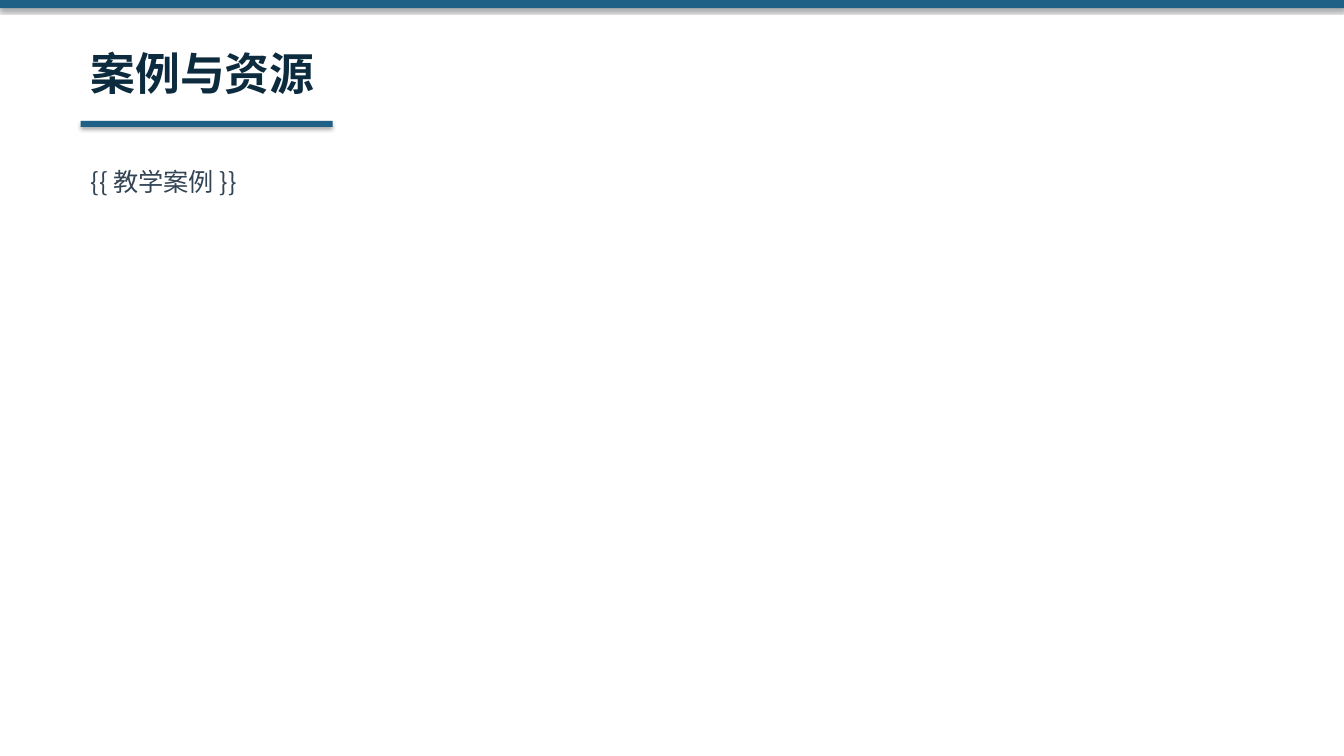
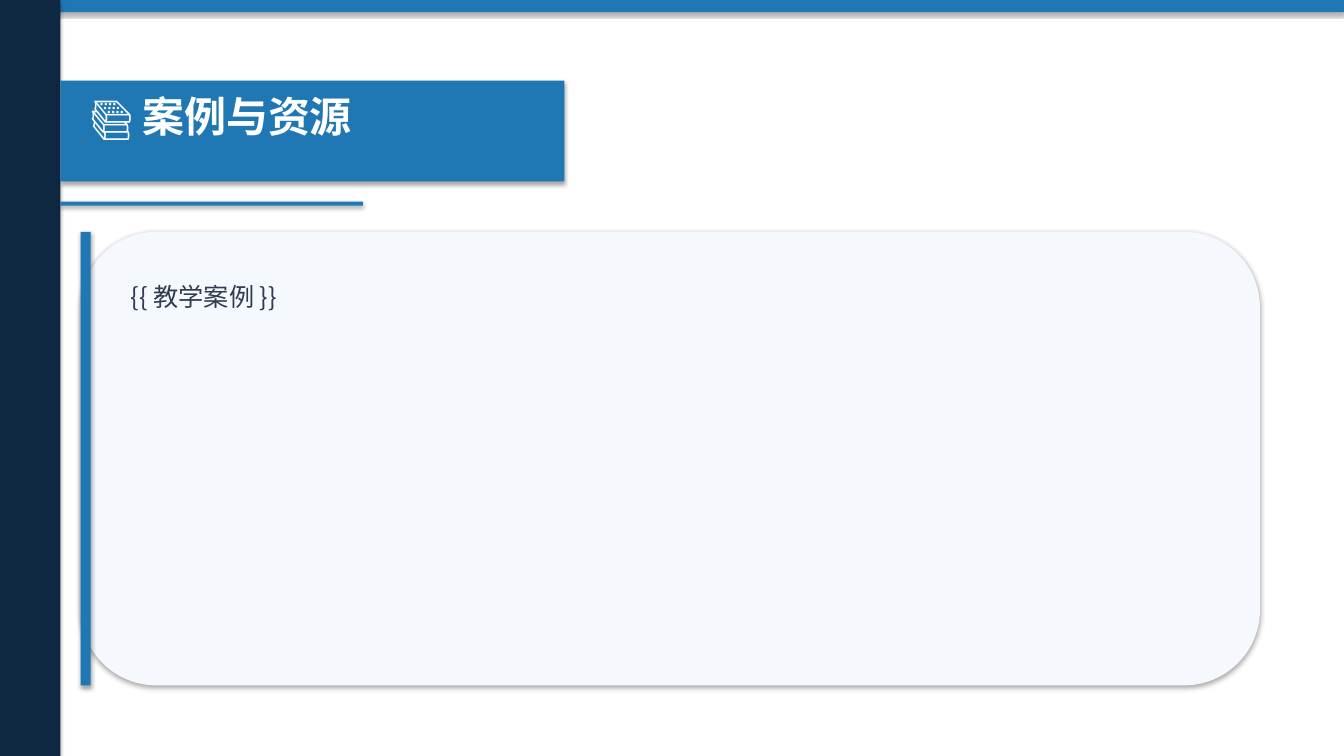
Before and after one commit to KK985956/water-intelligent-teaching, a slide deck: slide 7 of backend/data/template_hydraulics.pptx. Drawn at 1344x756 pixels with LibreOffice and Linux fonts; fonts in the diff are those of the drawing. Boxes give left, top, right and bottom in pixels: in the first picture for what was removed or moved away, otherwise in the second. Text is boxed around its words. In the diff, an @@ line names an element or a change of style, - is before the commit and + after.

Commit message:
style: 优化PPT模板视觉设计 - 增加装饰元素和配色方案
- 水力学模板：海洋蓝色系 + 波浪装饰
- 水利工程模板：青绿色系
- 水资源管理模板：森林绿色系
- 通用水利模板：钢蓝色系
- 统一采用左侧导航栏 + 卡片式内容布局
- 增加圆形装饰、渐变背景、步骤编号徽章

```diff
--- a/backend/data/template_hydraulics.pptx
+++ b/backend/data/template_hydraulics.pptx
@@ rectangle: place and size @@
-rectangle at (0,0,1344,8)
+rectangle at (0,0,1344,12)
@@ rectangle at (0,0,1344,12): fill #1F6087 to #1F78B4 @@
@@ rectangle added at (0,0,1344,756), fill #FFFFFF @@
@@ rectangle added at (0,0,60,756), fill #0F2841 @@
@@ rectangle added at (60,81,565,181), fill #1F78B4 @@
@@ text at (142,96,352,136): text changed; size 32 to 30 pt; text colour #0D2B3E to #FFFFFF @@
-案例与资源
+📚 案例与资源
@@ rectangle at (60,202,363,206): fill #1F6087 to #1F78B4 @@
@@ rectangle: place and size @@
-rectangle at (81,121,333,127)
+rectangle at (60,202,363,206)
@@ rounded rectangle added at (81,232,1260,686), fill #F5F8FC @@
@@ rectangle added at (81,232,91,686), fill #1F78B4 @@
@@ text "{{ 教学案例 }}": place and size @@
-text "{{ 教学案例 }}" at (113,170,214,193)
+text "{{ 教学案例 }}" at (154,285,255,308)
@@ text "{{ 教学案例 }}" at (154,285,255,308): text colour #334455 to #323C50; line spacing 1 to 32pt @@
```
Also in this commit, not shown: 8 other slides changed, 3 other files.
